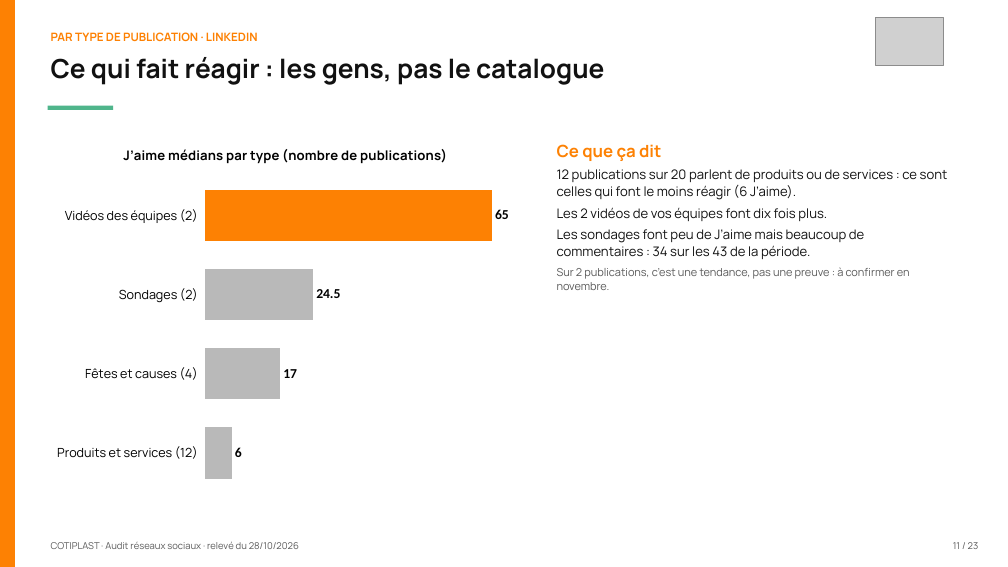
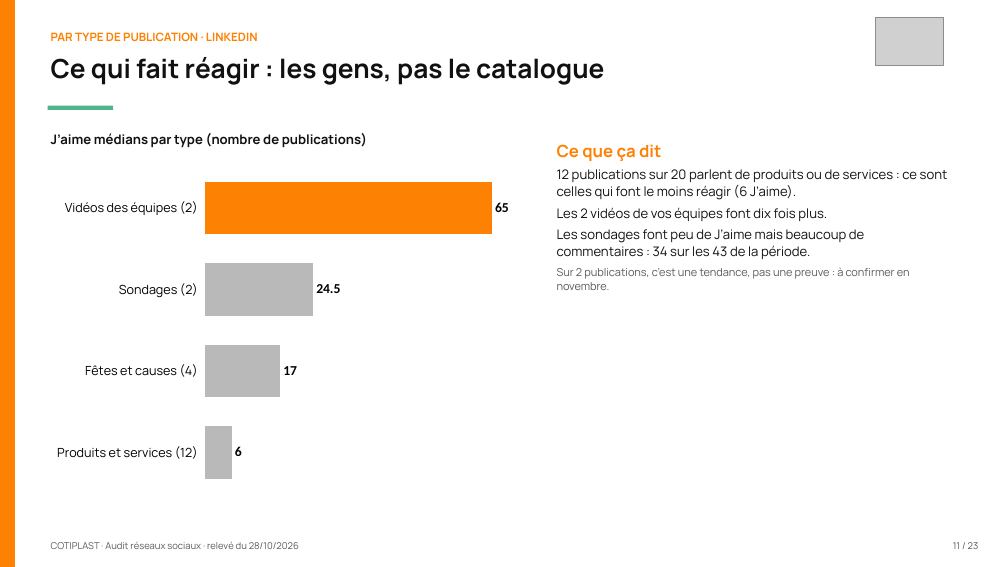
Before and after one commit to leslita06/fatima-unifood-fictif, a slide deck: slide 11 of tmp-tj/261028_cotiplast_audit-reseaux-sociaux_v1.pptx. Drawn at 1008x567 pixels with LibreOffice and Linux fonts; fonts in the diff are those of the drawing; grey boxes stand for pictures. Boxes give left, top, right and bottom in pixels: in the first picture for what was removed or moved away, otherwise in the second. Text is boxed around its words. In the diff, an @@ line names an element or a change of style, - is before the commit and + after.

```diff
--- a/tmp-tj/261028_cotiplast_audit-reseaux-sociaux_v1.pptx
+++ b/tmp-tj/261028_cotiplast_audit-reseaux-sociaux_v1.pptx
@@ text added at bbox=[51, 133, 367, 147], 12.5 pt, text #111111, bold @@
+J’aime médians par type (nombre de publications)
@@ bar chart at bbox=[48, 161, 524, 501] @@
@@ title "J’aime médians par type (nombre de publications)" removed @@
-J’aime médians par type (nombre de publications): 6, 17, 24.5, 65
+Series 1: 6, 17, 24.5, 65
@@ value axis changed @@
@@ bar chart: place and size @@
-bar chart at bbox=[48, 131, 524, 500]
+bar chart at bbox=[48, 161, 524, 501]
```
Also in this commit, not shown: 13 other slides changed.
